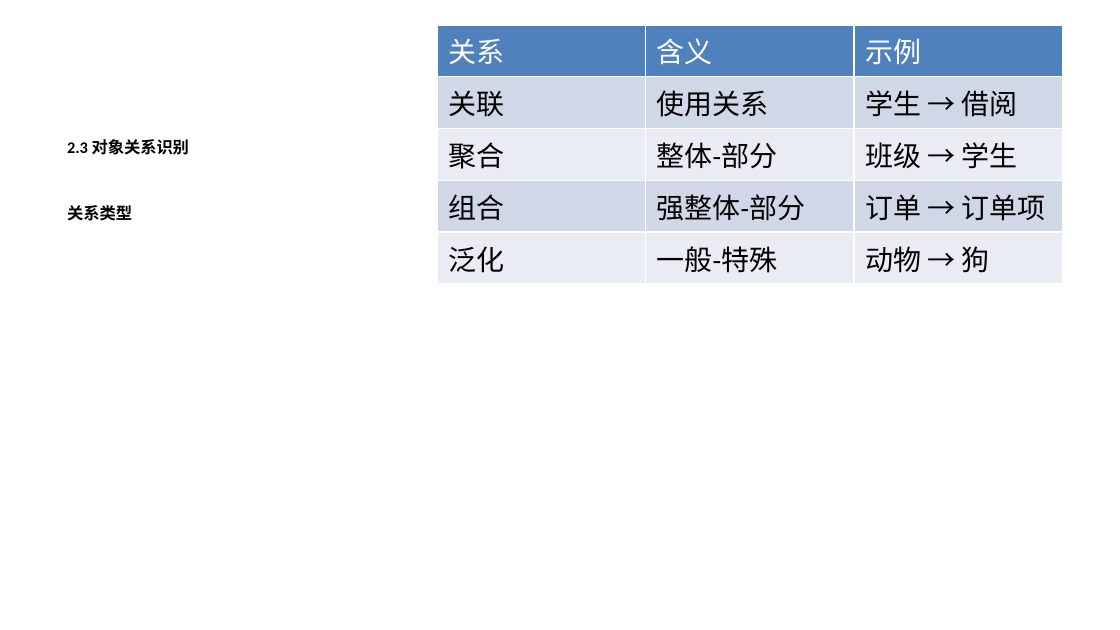
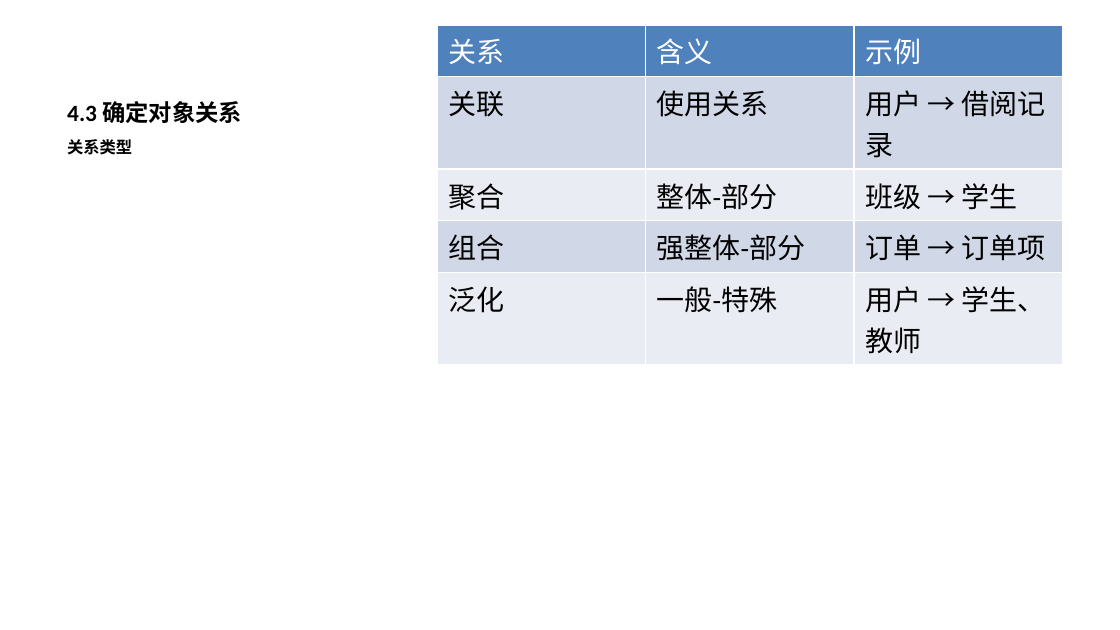
Before and after one commit to yinglichina8848/sqlrustgo, a slide deck: slide 32 of docs/教学计划/PPT/第3讲-面向对象分析设计与实现.pptx (slide 12 before the commit). Drawn at 1120x630 pixels with LibreOffice and Linux fonts; fonts in the diff are those of the drawing. Boxes give left, top, right and bottom in pixels: in the first picture for what was removed or moved away, otherwise in the second. Text is boxed around its words. In the diff, an @@ line names an element or a change of style, - is before the commit and + after.

```diff
--- a/docs/教学计划/PPT/第3讲-面向对象分析设计与实现.pptx
+++ b/docs/教学计划/PPT/第3讲-面向对象分析设计与实现.pptx
@@ table at <box>437,25,1062,561</box> @@
-row 2, column 3: 学生 → 借阅
+row 2, column 3: 用户 → 借阅记录
-row 5, column 3: 动物 → 狗
+row 5, column 3: 用户 → 学生、教师
@@ title added at <box>67,101,242,123</box>, 15 pt, text #000000, bold @@
+4.3 确定对象关系
@@ text at <box>67,139,189,155</box>: paragraph removed @@
-2.3 对象关系识别
```
Also in this commit, not shown: 17 other slides changed, 34 slides added, 13 slides removed.
